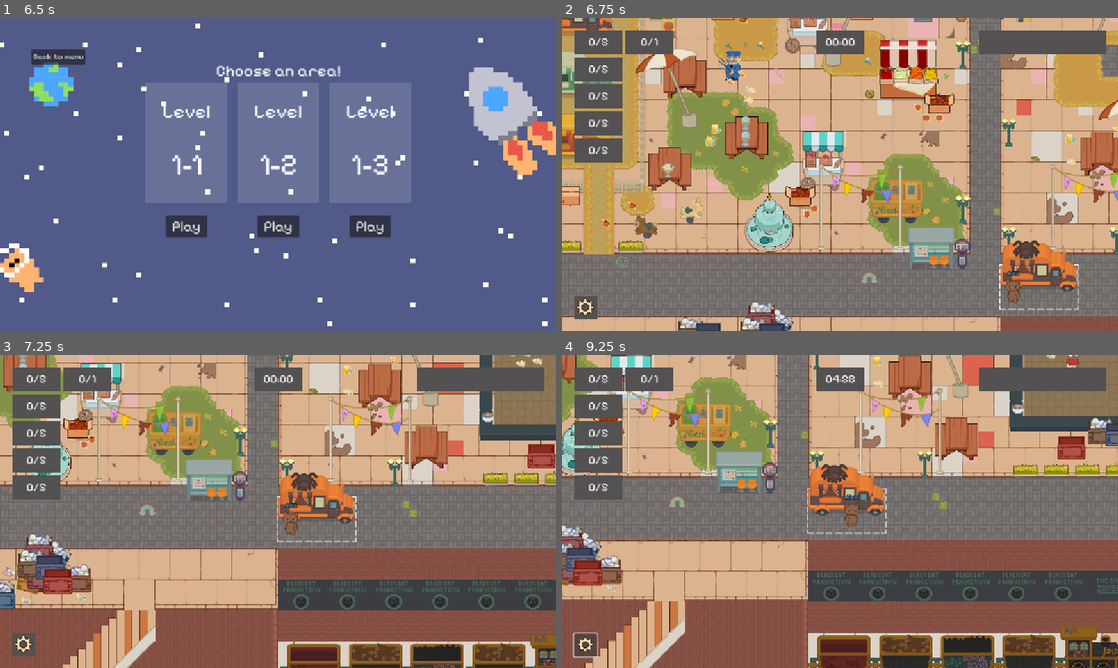
Above: before the commit, frames 1-4 (two rows, left to right).
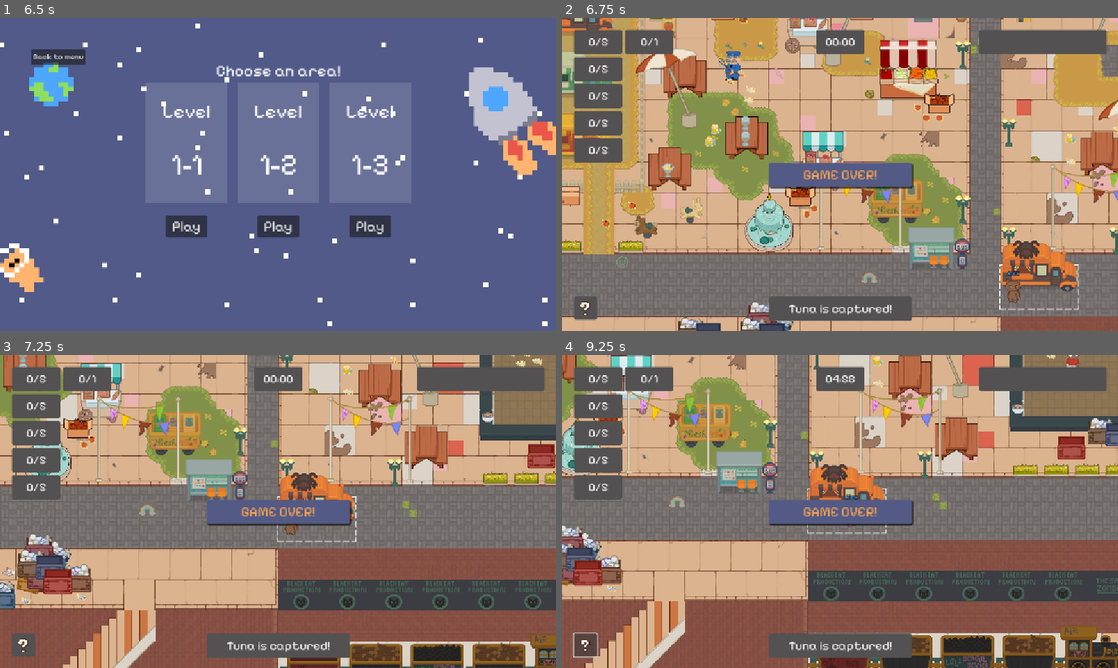
Above: after the commit, the same moments.

Repository: Lambozhuang/project-cats
Game: Godot game, scene res://ui/lobby.tscn
Same seed, same stepped clock (60 frames per second), same inputs: the game is played once before the commit and once after it.
Inputs (mouse positions are in pixels of both pictures, inside the frame that each line leads up to):
- Up to frame 1 (6.5 s): click "Settings" at 0.5 s; click "Start" at 1.25 s; click (266, 155) at 2.02 s; type "Alex" at 2.1 s; click "Host" at 2.75 s; click "START!" at 3.5 s; click "Select" at 4.25 s; click "Ready!" at 5 s; click "Map 1" at 5.75 s
- Up to frame 2 (6.75 s): click "Play" at 6.5 s
- Up to frame 3 (7.25 s): no input
- Up to frame 4 (9.25 s): click (584, 646) at 7.27 s; click (584, 646) at 8.02 s; hold Right (move_right) from 8.78 s (still down); tap J (carry) at 8.85 s

Frame 1 is identical in both runs. In frame 2, 4.3% of the frame differs, in the area x 2-99%, y 3-97%; in frame 3, 4.4%, in the area x 2-98%, y 3-97%; in frame 4, 4.4%.

Commit message:
update ui style

Diff:
--- a/ui/hud.tscn
+++ b/ui/hud.tscn
@@ -1,7 +1,8 @@
-[gd_scene load_steps=16 format=3 uid="uid://bhr76qwteqtyy"]
+[gd_scene load_steps=17 format=3 uid="uid://bhr76qwteqtyy"]
 
 [ext_resource type="Theme" uid="uid://csgscdngqhlo6" path="res://ui/theme.tres" id="1_rbyyf"]
-[ext_resource type="Texture2D" uid="uid://bypjca7hcp2iq" path="res://ui/setting_icon.png" id="2_276te"]
+[ext_resource type="Texture2D" uid="uid://bkb5u3qmi1omc" path="res://ui/question_mark.png" id="2_1v5rv"]
+[ext_resource type="StyleBox" uid="uid://flpkn1gbstgh" path="res://ui/hud_element_bg.tres" id="2_q43x7"]
 [ext_resource type="Texture2D" uid="uid://b7qcliacmgvib" path="res://player/cats/Bob/Idle/Bob_idle.png" id="3_1v5rv"]
 [ext_resource type="Texture2D" uid="uid://bawrmwi0geslj" path="res://player/cats/Tuna/Idle/Tuna idle 1.png" id="4_q43x7"]
 [ext_resource type="Texture2D" uid="uid://civqtb32rwqkv" path="res://player/cats/Kiki/Idle/Kiki idle1.png" id="5_srpbi"]
@@ -13,8 +14,14 @@
 [sub_resource type="LabelSettings" id="LabelSettings_q43x7"]
 font_size = 24
 
-[sub_resource type="StyleBoxFlat" id="StyleBoxFlat_276te"]
-bg_color = Color(0.32549, 0.317647, 0.317647, 1)
+[sub_resource type="StyleBoxFlat" id="StyleBoxFlat_q43x7"]
+bg_color = Color(0.32549, 0.352941, 0.521569, 1)
+corner_radius_top_left = 4
+corner_radius_top_right = 4
+corner_radius_bottom_right = 4
+corner_radius_bottom_left = 4
+shadow_size = 2
+shadow_offset = Vector2(1.9, 2.66)
 
 [sub_resource type="LabelSettings" id="LabelSettings_276te"]
 font_size = 29
@@ -74,12 +81,12 @@
 grow_vertical = 2
 theme = ExtResource("1_rbyyf")
 
-[node name="Item1" type="ColorRect" parent="HUD"]
+[node name="Item1" type="Panel" parent="HUD"]
 custom_minimum_size = Vector2(100, 50)
 layout_mode = 2
 offset_right = 100.0
 offset_bottom = 50.0
-color = Color(0.32549, 0.317647, 0.317647, 1)
+theme_override_styles/panel = ExtResource("2_q43x7")
 
 [node name="Label" type="Label" parent="HUD/Item1"]
 layout_mode = 1
@@ -99,13 +106,13 @@
 horizontal_alignment = 1
 vertical_alignment = 1
 
-[node name="Item2" type="ColorRect" parent="HUD"]
+[node name="Item2" type="Panel" parent="HUD"]
 custom_minimum_size = Vector2(100, 50)
 layout_mode = 2
 offset_top = 56.0
 offset_right = 100.0
 offset_bottom = 106.0
-color = Color(0.32549, 0.317647, 0.317647, 1)
+theme_override_styles/panel = ExtResource("2_q43x7")
 
 [node name="Label" type="Label" parent="HUD/Item2"]
 layout_mode = 1
@@ -125,13 +132,13 @@
 horizontal_alignment = 1
 vertical_alignment = 1
 
-[node name="Item3" type="ColorRect" parent="HUD"]
+[node name="Item3" type="Panel" parent="HUD"]
 custom_minimum_size = Vector2(100, 50)
 layout_mode = 2
 offset_top = 112.0
 offset_right = 100.0
 offset_bottom = 162.0
-color = Color(0.32549, 0.317647, 0.317647, 1)
+theme_override_styles/panel = ExtResource("2_q43x7")
 
 [node name="Label" type="Label" parent="HUD/Item3"]
 layout_mode = 1
@@ -151,13 +158,13 @@
 horizontal_alignment = 1
 vertical_alignment = 1
 
-[node name="Item4" type="ColorRect" parent="HUD"]
+[node name="Item4" type="Panel" parent="HUD"]
 custom_minimum_size = Vector2(100, 50)
 layout_mode = 2
 offset_top = 168.0
 offset_right = 100.0
 offset_bottom = 218.0
-color = Color(0.32549, 0.317647, 0.317647, 1)
+theme_override_styles/panel = ExtResource("2_q43x7")
 
 [node name="Label" type="Label" parent="HUD/Item4"]
 layout_mode = 1
@@ -177,13 +184,13 @@
 horizontal_alignment = 1
 vertical_alignment = 1
 
-[node name="Item5" type="ColorRect" parent="HUD"]
+[node name="Item5" type="Panel" parent="HUD"]
 custom_minimum_size = Vector2(100, 50)
 layout_mode = 2
 offset_top = 224.0
 offset_right = 100.0
 offset_bottom = 274.0
-color = Color(0.32549, 0.317647, 0.317647, 1)
+theme_override_styles/panel = ExtResource("2_q43x7")
 
 [node name="Label" type="Label" parent="HUD/Item5"]
 layout_mode = 1
@@ -203,13 +210,13 @@
 horizontal_alignment = 1
 vertical_alignment = 1
 
-[node name="Item6" type="ColorRect" parent="HUD"]
+[node name="Item6" type="Panel" parent="HUD"]
 custom_minimum_size = Vector2(100, 50)
 layout_mode = 2
 offset_left = 106.0
 offset_right = 206.0
 offset_bottom = 50.0
-color = Color(0.32549, 0.317647, 0.317647, 1)
+theme_override_styles/panel = ExtResource("2_q43x7")
 
 [node name="Label" type="Label" parent="HUD/Item6"]
 layout_mode = 1
@@ -229,7 +236,7 @@
 horizontal_alignment = 1
 vertical_alignment = 1
 
-[node name="Time" type="ColorRect" parent="HUD"]
+[node name="Time" type="Panel" parent="HUD"]
 custom_minimum_size = Vector2(100, 0)
 layout_mode = 2
 anchor_left = 0.5
@@ -238,7 +245,7 @@
 offset_right = 50.0
 offset_bottom = 50.0
 grow_horizontal = 2
-color = Color(0.32549, 0.317647, 0.317647, 1)
+theme_override_styles/panel = ExtResource("2_q43x7")
 
 [node name="Label" type="Label" parent="HUD/Time"]
 layout_mode = 1
@@ -258,7 +265,7 @@
 horizontal_alignment = 1
 vertical_alignment = 1
 
-[node name="CatStat" type="ColorRect" parent="HUD"]
+[node name="CatStat" type="Panel" parent="HUD"]
 custom_minimum_size = Vector2(100, 0)
 layout_mode = 2
 anchor_left = 1.0
@@ -266,9 +273,9 @@
 offset_left = -264.0
 offset_bottom = 50.0
 grow_horizontal = 0
-color = Color(0.32549, 0.317647, 0.317647, 1)
-
-[node name="Settings" type="Button" parent="HUD"]
+theme_override_styles/panel = ExtResource("2_q43x7")
+
+[node name="Help" type="Button" parent="HUD"]
 layout_mode = 1
 anchors_preset = 2
 anchor_top = 1.0
@@ -276,13 +283,12 @@
 offset_top = -48.0
 offset_right = 48.0
 grow_vertical = 0
-theme_override_styles/normal = SubResource("StyleBoxFlat_276te")
-icon = ExtResource("2_276te")
+theme_override_styles/normal = ExtResource("2_q43x7")
+icon = ExtResource("2_1v5rv")
 icon_alignment = 1
 expand_icon = true
 
-[node name="Timeout" type="ColorRect" parent="HUD"]
-visible = false
+[node name="GameOver" type="Panel" parent="HUD"]
 layout_mode = 1
 anchors_preset = 8
 anchor_left = 0.5
@@ -295,9 +301,9 @@
 offset_bottom = 25.0
 grow_horizontal = 2
 grow_vertical = 2
-color = Color(0.32549, 0.352941, 0.521569, 1)
-
-[node name="Label" type="Label" parent="HUD/Timeout"]
+theme_override_styles/panel = SubResource("StyleBoxFlat_q43x7")
+
+[node name="Label" type="Label" parent="HUD/GameOver"]
 layout_mode = 1
 anchors_preset = 8
 anchor_left = 0.5
@@ -310,19 +316,18 @@
 offset_bottom = 11.5
 grow_horizontal = 2
 grow_vertical = 2
-text = "TIMES OUT!"
+text = "GAME OVER!"
 label_settings = SubResource("LabelSettings_276te")
 horizontal_alignment = 1
 vertical_alignment = 1
 
-[node name="AlertMessage" type="ColorRect" parent="HUD"]
-visible = false
+[node name="AlertMessage" type="Panel" parent="HUD"]
 layout_mode = 0
 offset_left = 404.0
 offset_top = 552.0
 offset_right = 700.0
 offset_bottom = 602.0
-color = Color(0.32549, 0.317647, 0.317647, 1)
+theme_override_styles/panel = ExtResource("2_q43x7")
 
 [node name="Label" type="Label" parent="HUD/AlertMessage"]
 layout_mode = 1
--- /dev/null
+++ b/ui/hud_element_bg.tres
@@ -0,0 +1,8 @@
+[gd_resource type="StyleBoxFlat" format=3 uid="uid://flpkn1gbstgh"]
+
+[resource]
+bg_color = Color(0.32549, 0.317647, 0.317647, 1)
+corner_radius_top_left = 4
+corner_radius_top_right = 4
+corner_radius_bottom_right = 4
+corner_radius_bottom_left = 4
Binary file added: ui/question_mark.png
Not shown, added: ui/question_mark.png.import
